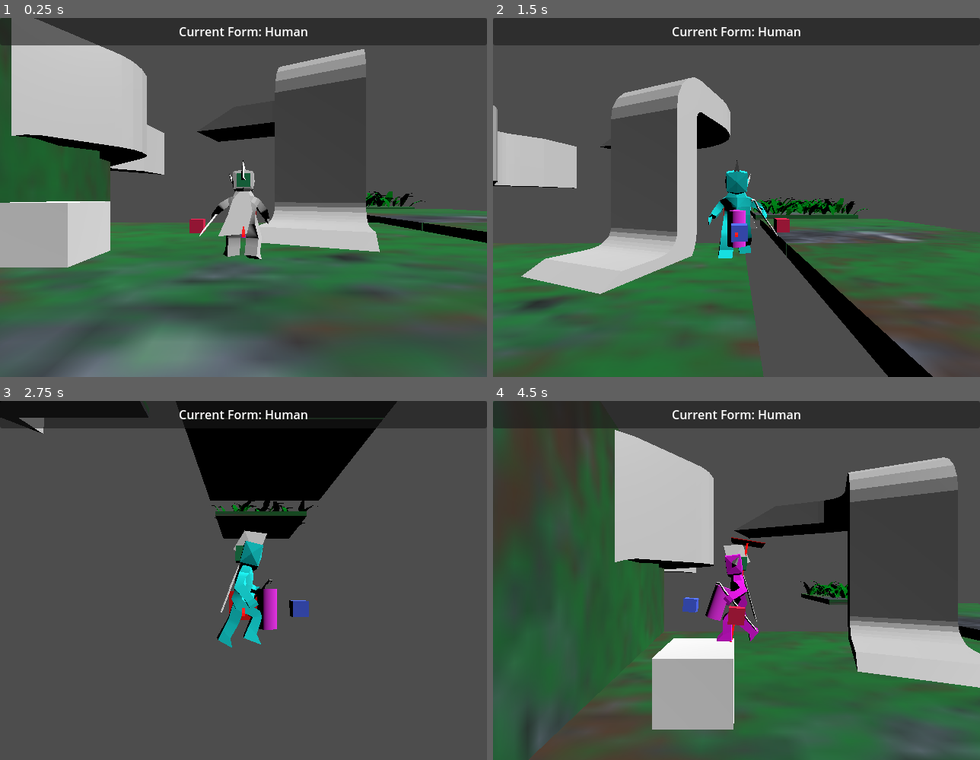
Above: before the commit, frames 1-4 (two rows, left to right).
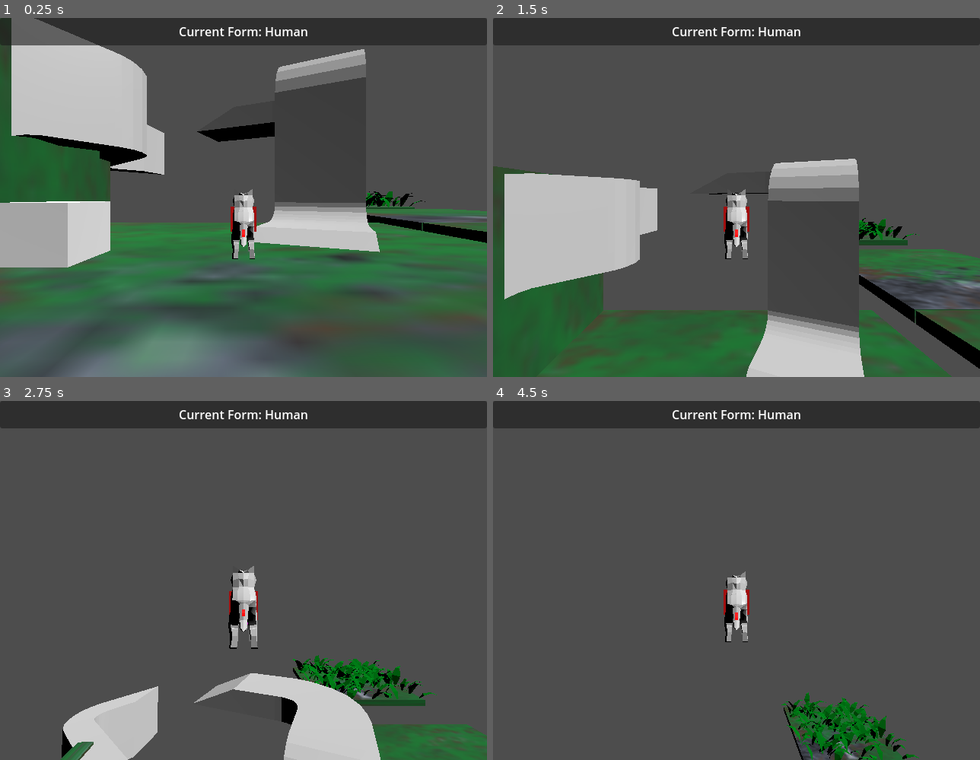
Above: after the commit, the same moments.

Repository: LettucePie/druid
Game: Godot game, scene res://playscenes/play_0.tscn
Two runs of this game, one before a commit and one after it. Both use one fixed random seed, a clock stepped at 60 frames per second and the inputs below.
Inputs (mouse positions are in pixels of both pictures, inside the frame that each line leads up to):
- Up to frame 1 (0.25 s): no input
- Up to frame 2 (1.5 s): tap Enter (ui_accept) at 0.5 s; move the mouse to (843, 179) at 0.52 s; hold D (move_right) 0.53-1.28 s; hold Right mouse button (aim) 0.53-1.28 s; tap Space (jump) at 0.77 s; move the mouse to (639, 215) at 1.27 s; hold S (move_down) from 1.28 s (still down); tap N (attack) at 1.35 s
- Up to frame 3 (2.75 s): tap Space (jump) at 1.52 s; move the mouse to (292, 501) at 2.02 s; release S (move_down) at 2.03 s; hold D (move_right) from 2.03 s (still down); tap K (cam_down) at 2.1 s
- Up to frame 4 (4.5 s): move the mouse to (712, 652) at 2.77 s; release D (move_right) at 2.78 s; hold W (move_up) 2.78-3.53 s; tap J (cam_left) at 2.85 s; tap Space (jump) at 3.02, 3.77 s; move the mouse to (882, 634) at 3.52 s; hold A (move_left) from 3.53 s (still down); tap L (cam_right) at 3.6 s; move the mouse to (590, 526) at 4.27 s; tap I (cam_up) at 4.35 s

The runs differ from the first frame. In frame 1, 1.5% of the frame differs, in the area x 38-56%, y 39-68%; in frame 2, 37%; in frame 3, 26%; in frame 4, 57%, in the area x 0-100%, y 0-100%.
Error after the commit: Parse Error: Value of type "NodePath" cannot be assigned to a variable of type "AnimationPlayer". (res://core/anim_handler.gd:17)

Commit message:
wolf dodge anims

Diff:
--- /dev/null
+++ b/core/anim_handler.gd
@@ -0,0 +1,23 @@
+extends Node
+class_name Player_Animator
+
+#### Animation Trees and Player Nodes
+@onready var human_tree : AnimationTree = $human_animtree
+@onready var wolf_tree : AnimationTree = $wolf_animtree
+##
+@export var human_anim : AnimationPlayer = null
+@export var wolf_anim : AnimationPlayer = null
+
+var form : Player.Form = Player.Form.HUMAN
+
+# Called when the node enters the scene tree for the first time.
+func _ready():
+	## Checkups
+	if human_anim == null and human_tree != null:
+		human_anim = human_tree.anim_player
+	pass # Replace with function body.
+
+
+# Called every frame. 'delta' is the elapsed time since the previous frame.
+func _process(delta):
+	pass
--- a/core/player.tscn
+++ b/core/player.tscn
@@ -1,6 +1,7 @@
-[gd_scene load_steps=48 format=3 uid="uid://bmicu2av4r0qn"]
+[gd_scene load_steps=49 format=3 uid="uid://bmicu2av4r0qn"]
 
 [ext_resource type="Script" path="res://core/player.gd" id="1_dpv4o"]
+[ext_resource type="Script" path="res://core/anim_handler.gd" id="2_a13ec"]
 [ext_resource type="PackedScene" uid="uid://nprju05ce2c5" path="res://art/model/human_model_0.1.glb" id="2_dbf1p"]
 [ext_resource type="AnimationNodeBlendSpace1D" uid="uid://dc8k2o85s4da1" path="res://art/model/animations/animtree_nodes/human_movement_blend1d.tres" id="3_csu45"]
 [ext_resource type="Animation" uid="uid://ce1hi8beucour" path="res://art/model/animations/human_0.1/aim_fire_small.res" id="5_2640a"]
@@ -136,17 +137,20 @@
 test_mat_b = SubResource("StandardMaterial3D_byb3j")
 cam_distance_curve = SubResource("Curve_hyoh0")
 
-[node name="human_animtree" type="AnimationTree" parent="."]
+[node name="anim_handler" type="Node" parent="."]
+script = ExtResource("2_a13ec")
+
+[node name="human_animtree" type="AnimationTree" parent="anim_handler"]
 tree_root = SubResource("AnimationNodeStateMachine_qojse")
-anim_player = NodePath("../human_node/human_model/AnimationPlayer")
-advance_expression_base_node = NodePath("..")
+anim_player = NodePath("../../human_node/human_model/AnimationPlayer")
+advance_expression_base_node = NodePath("../..")
 active = true
 parameters/movement/blend_position = 0
 
-[node name="wolf_animtree" type="AnimationTree" parent="."]
+[node name="wolf_animtree" type="AnimationTree" parent="anim_handler"]
 tree_root = SubResource("AnimationNodeStateMachine_7b5l6")
-anim_player = NodePath("../wolf_node/wolf_model/AnimationPlayer")
-advance_expression_base_node = NodePath("..")
+anim_player = NodePath("../../wolf_node/wolf_model/AnimationPlayer")
+advance_expression_base_node = NodePath("../..")
 parameters/movement/blend_position = 0
 
 [node name="human_shape" parent="." instance=ExtResource("5_fobq8")]
@@ -190,37 +194,37 @@
 transform = Transform3D(-0.312618, 0, -2.73299e-08, 0, 0.312618, 0, 2.73299e-08, 0, -0.312618, 0, 0.143265, 0)
 
 [node name="Skeleton3D" parent="human_node/human_model/human_armature" index="0"]
-bones/0/position = Vector3(0, -0.14916, -0.10598)
+bones/0/position = Vector3(0, -0.140039, -0.10598)
 bones/0/rotation = Quaternion(0.0914123, -0.00244562, -0.0016501, 0.995809)
-bones/1/rotation = Quaternion(-0.0108241, 0.0170293, 0.797213, 0.603361)
+bones/1/rotation = Quaternion(-0.00995437, 0.0207988, 0.797053, 0.603469)
 bones/2/rotation = Quaternion(0.0834039, -0.0313383, 0.324214, 0.941779)
 bones/3/rotation = Quaternion(0.317049, 0.0415371, 0.0138462, 0.947398)
-bones/5/rotation = Quaternion(-0.0162229, -0.0138736, 0.0038138, 0.999765)
+bones/5/rotation = Quaternion(-0.00726949, -0.013881, 0.0036435, 0.999871)
 bones/6/rotation = Quaternion(-0.0150778, -3.56578e-05, -0.000320333, 0.999886)
 bones/10/position = Vector3(-0.34512, -0.192523, -0.00858107)
-bones/10/rotation = Quaternion(-0.215451, 0.249002, 0.941835, 0.0672803)
-bones/11/rotation = Quaternion(-0.406997, 0.00111362, -0.00280286, 0.913424)
+bones/10/rotation = Quaternion(-0.215968, 0.241662, 0.943745, 0.0656008)
+bones/11/rotation = Quaternion(-0.38796, 0.00105523, -0.00282531, 0.921671)
 bones/12/rotation = Quaternion(-0.0599468, -0.00843683, -0.742144, 0.667501)
-bones/13/rotation = Quaternion(-0.0826809, -0.01962, -0.271105, 0.958792)
+bones/13/rotation = Quaternion(-0.0847236, -0.0239201, -0.258076, 0.962105)
 bones/14/rotation = Quaternion(0.395912, -0.0344117, -0.113618, 0.910582)
 bones/17/position = Vector3(0.358753, -0.19082, -0.0116346)
-bones/17/rotation = Quaternion(0.0982378, 0.346635, 0.928895, -0.0857185)
-bones/18/rotation = Quaternion(-0.267985, -0.0951317, -0.0136698, 0.958617)
+bones/17/rotation = Quaternion(0.0995096, 0.332695, 0.933978, -0.0842387)
+bones/18/rotation = Quaternion(-0.246557, -0.0954127, -0.0115465, 0.964351)
 
 [node name="ear_a" parent="human_node/human_model/human_armature/Skeleton3D" index="0"]
-transform = Transform3D(0.999448, -0.00253311, -0.0331121, -0.00146311, 0.99276, -0.120109, 0.0331766, 0.120091, 0.992208, 0.000675779, 1.69286, 0.190711)
+transform = Transform3D(0.999448, -0.00253311, -0.0331121, -0.00205708, 0.99045, -0.137861, 0.0331451, 0.137853, 0.989898, 0.000675779, 1.70005, 0.204738)
 bone_idx = 7
 
 [node name="hair_a" parent="human_node/human_model/human_armature/Skeleton3D" index="1"]
-transform = Transform3D(0.999448, -0.00253311, -0.0331121, -0.00146311, 0.99276, -0.120109, 0.0331766, 0.120091, 0.992208, 0.00858761, 2.11339, -0.0290879)
+transform = Transform3D(0.999448, -0.00253311, -0.0331121, -0.00205708, 0.99045, -0.137861, 0.0331451, 0.137853, 0.989898, 0.00858761, 2.12445, -0.00749427)
 bone_idx = 8
 
 [node name="cape" parent="human_node/human_model/human_armature/Skeleton3D" index="2"]
-transform = Transform3D(0.999449, -0.0329398, 0.00416953, 0.0331628, 0.996497, -0.0767744, -0.00162599, 0.0768704, 0.99704, -0.0395435, 1.19985, -0.303259)
+transform = Transform3D(0.999449, -0.0329398, 0.00416953, 0.0331866, 0.99496, -0.0946195, -0.00103178, 0.0947057, 0.995505, -0.0395435, 1.21597, -0.297983)
 bone_idx = 9
 
 [node name="staff_a" parent="human_node/human_model/human_armature/Skeleton3D" index="3"]
-transform = Transform3D(0.408549, -0.292491, 0.864602, 0.851023, 0.464469, -0.245005, -0.329919, 0.835893, 0.438675, 1.38121, 0.0195915, 0.208798)
+transform = Transform3D(0.383076, -0.301984, 0.87296, 0.861442, 0.457916, -0.219614, -0.333422, 0.836133, 0.435558, 1.40276, 0.0486211, 0.207508)
 bone_idx = 16
 
 [node name="standin_floor" parent="human_node/human_model" index="1"]
Not shown, changed: Checklist.txt
Binary file changed: art/model/wolf_model_0.1.glb
Not shown, changed: art/model/wolf_model_0.1.blend
Not shown, removed: art/model/wolf_model_0.1.blend11
